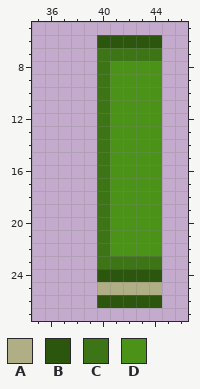
Two states of a pixel-art file, Project WoHuCangLong/Assets/Sprites/bamboo-test(2).aseprite. The picture above is the old version.
64x64 pixels, 1 frame. Shown: x 35..46, y 5..27.
Visible layers, top first: "2-1", "2-2".
Palette (. is transparent): A #b0ae84  B #2c550e  C #3d7516  D #4b9219
Pixels before, first column x 40:
 6 BBBBB
 7 CCCCC
 8 CDDDD
 9 CDDDD
10 CDDDD
11 CDDDD
12 CDDDD
13 CDDDD
14 CDDDD
15 CDDDD
16 CDDDD
17 CDDDD
18 CDDDD
19 CDDDD
20 CDDDD
21 CDDDD
22 CDDDD
23 CCCCC
24 BBBBB
25 AAAAA
26 BBBBB
The result:
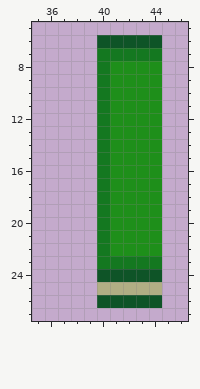
From the commit log: Changed bush and bamboo color
Edits made:
colour B: #2c550e -> #0e5427
colour C: #3d7516 -> #147820
colour D: #4b9219 -> #1e8f1a
